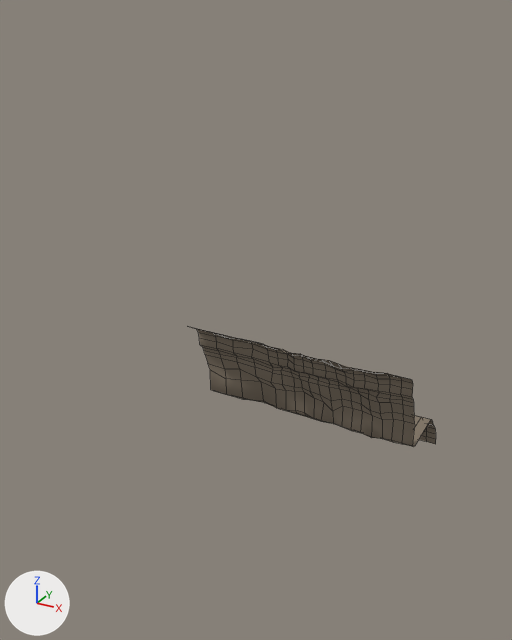
What one commit did to the Blender file Assets/models/wall3.blend.
Before and after are seen from a camera (50 mm lens) standing at (11.4, -25.3, 16.0) and looking at (-1.3, -2.2, 4.5). Lighting does not change. The marker at lower left points along +X, +Y and +Z. Mesh edges are drawn as thin lines.
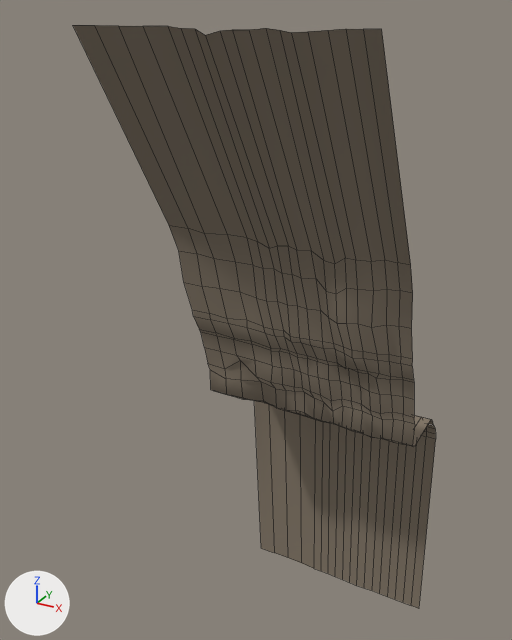
Diff of the bpy script that builds the scene:
```diff
--- a/Assets/models/wall3.blend.py
+++ b/Assets/models/wall3.blend.py
@@ me_cube_000 @@
 # used by ob_cube_000; location = (0.0, 0.0, 0.0)
-me_cube_000.from_pydata(...)  # 437 vertices, 396 faces; spans x -4.0..5.37, y -3.42..2.66, z -2.14..4.03
+me_cube_000.from_pydata(...)  # 437 vertices, 396 faces; spans x -4.0..5.37, y -8.52..3.35, z -12.68..15.59
+# me_cube_000 part 1: 172 of 437 vertices moved; they spanned x -4.0..5.37, y -3.42..-1.86, z 1.86..4.03 and now span x -4.0..5.37, y -8.52..-1.82, z 2.24..15.59; mean shift (0.0, -1.06, 3.05); largest move (-0.66, -3.2, 4.03) -> (-0.66, -8.32, 15.59)
+# me_cube_000 part 2: all 19 vertices in x -4.0..5.37, y 2.56..2.66, z -2.14..-2.11 are moved by (0.0, 0.69, -10.54)
 me_cube_000.materials.append(mat_asdfsadfasdfasdfasdffff)
```

Pixel boxes [x1, y1, x2, y2] of what changed, in the pictures (512 x 640 px; the box of a moved part takes in the faces that stretch with it):
'Cube.000', reshaped (48% wider, 383% taller): before [191, 327, 436, 447]; after [73, 25, 436, 608]
part 1 of me_cube_000, moved or reshaped: before [191, 327, 414, 417]; after [73, 25, 414, 417]
part 2 of me_cube_000, moved or reshaped: before [419, 435, 436, 444]; after [255, 401, 436, 608]
